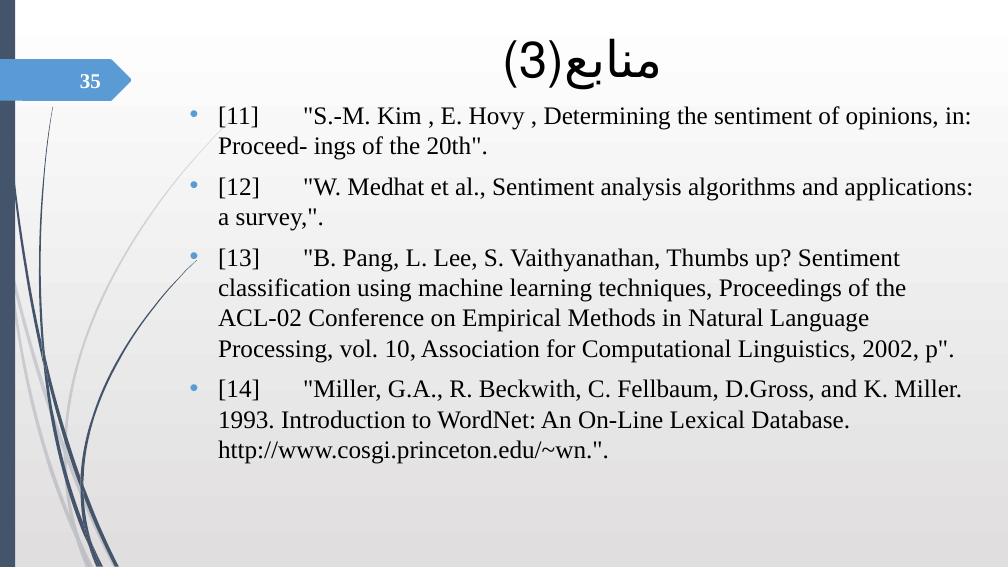
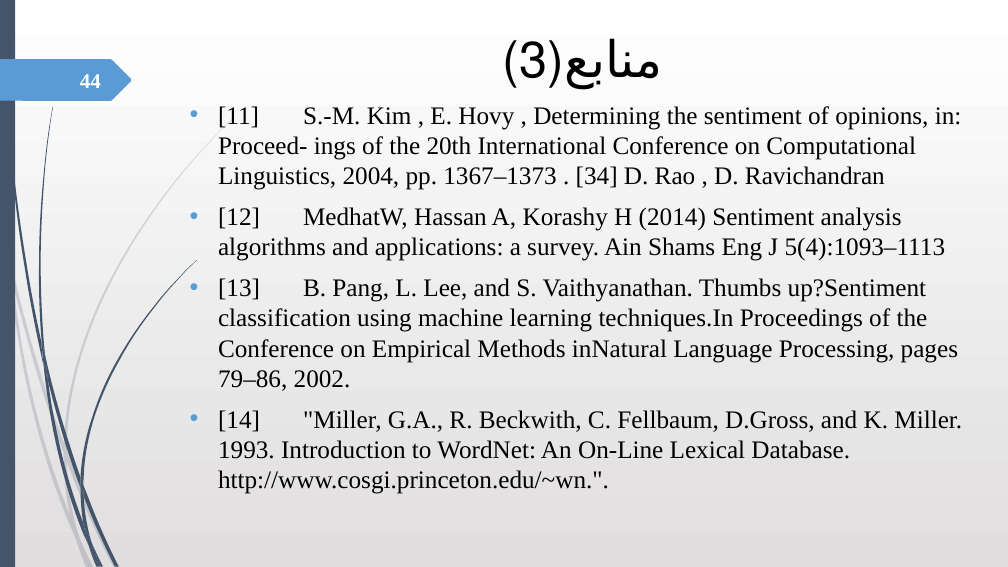
Before and after one commit to robati/speakerRecognition, a slide deck: slide 44 of OM.pptx (slide 35 before the commit). Drawn at 1008x567 pixels with LibreOffice and Linux fonts; fonts in the diff are those of the drawing. Boxes give left, top, right and bottom in pixels: in the first picture for what was removed or moved away, otherwise in the second. Text is boxed around its words. In the diff, an @@ line names an element or a change of style, - is before the commit and + after.

```diff
--- a/OM.pptx
+++ b/OM.pptx
@@ page number at <box>80,74,101,88</box>: text changed @@
-35
+44
@@ text at <box>218,106,962,391</box>: text changed @@
-• [11] "S.-M. Kim , E. Hovy , Determining the sentiment of opinions, in: Proceed- ings of the 20th".
-• [12] "W. Medhat et al., Sentiment analysis algorithms and applications: a survey,".
-• [13] "B. Pang, L. Lee, S. Vaithyanathan, Thumbs up? Sentiment classification using machine learning techniques, Proceedings of the ACL-02 Conference on Empirical Methods in Natural Language Processing, vol. 10, Association for Computational Linguistics, 2002, p".
+• [11] S.-M. Kim , E. Hovy , Determining the sentiment of opinions, in: Proceed- ings of the 20th International Conference on Computational Linguistics, 2004, pp. 1367–1373 . [34] D. Rao , D. Ravichandran
+• [12] MedhatW, Hassan A, Korashy H (2014) Sentiment analysis algorithms and applications: a survey. Ain Shams Eng J 5(4):1093–1113
+• [13] B. Pang, L. Lee, and S. Vaithyanathan. Thumbs up?Sentiment classification using machine learning techniques.In Proceedings of the Conference on Empirical Methods inNatural Language Processing, pages 79–86, 2002.
```
Also in this commit, not shown: 24 other slides changed, 9 slides added.
